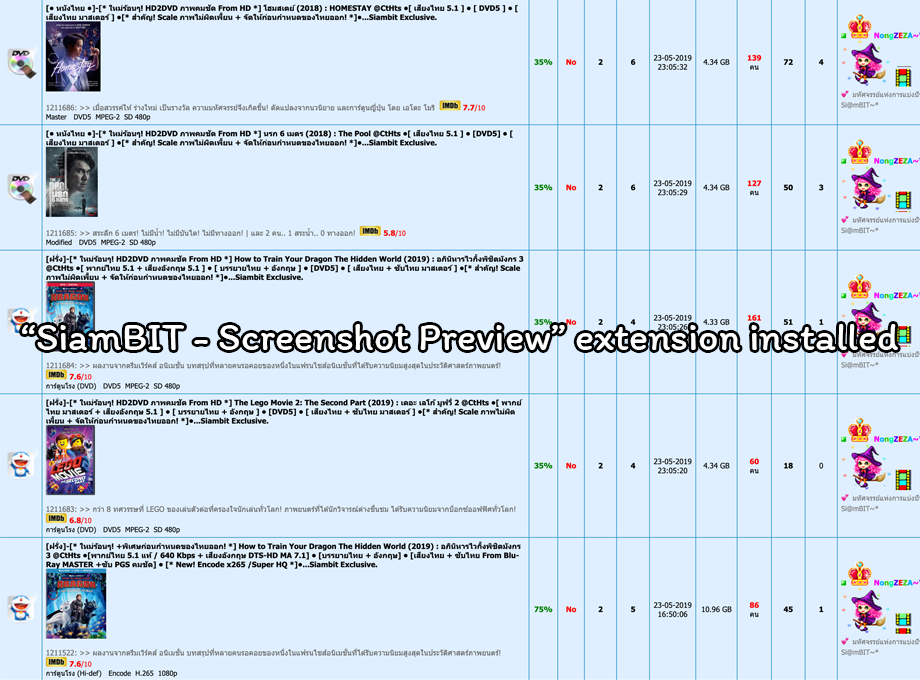
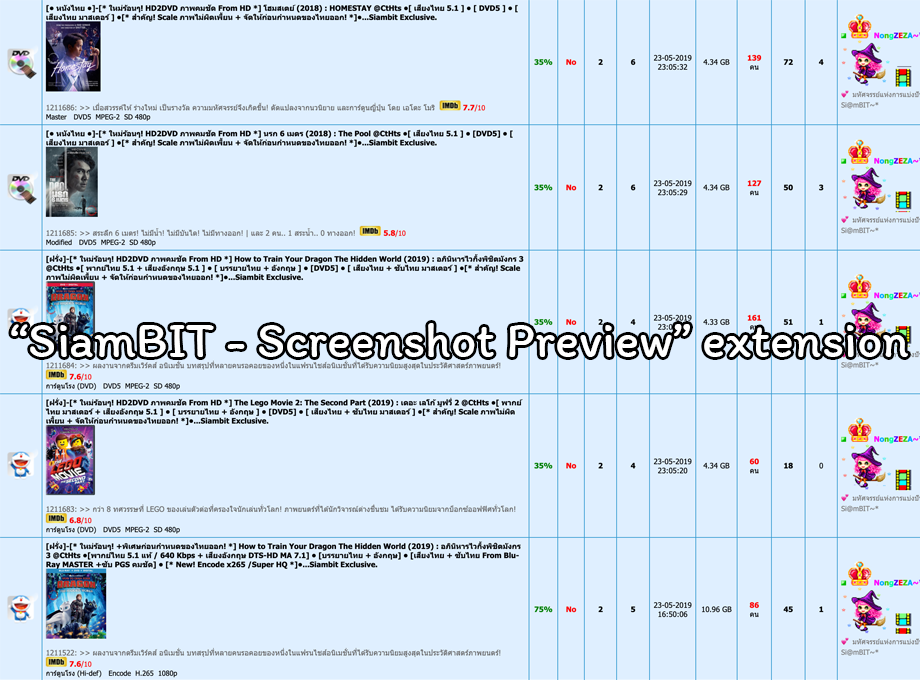
Layers edited between the first and the second (920, 680) image:
renamed "“SiamBIT - Screenshot Preview” extension installed" to "“SiamBIT - Screenshot Preview” extension", painted on it over [left=11, top=323, right=908, bottom=357]
